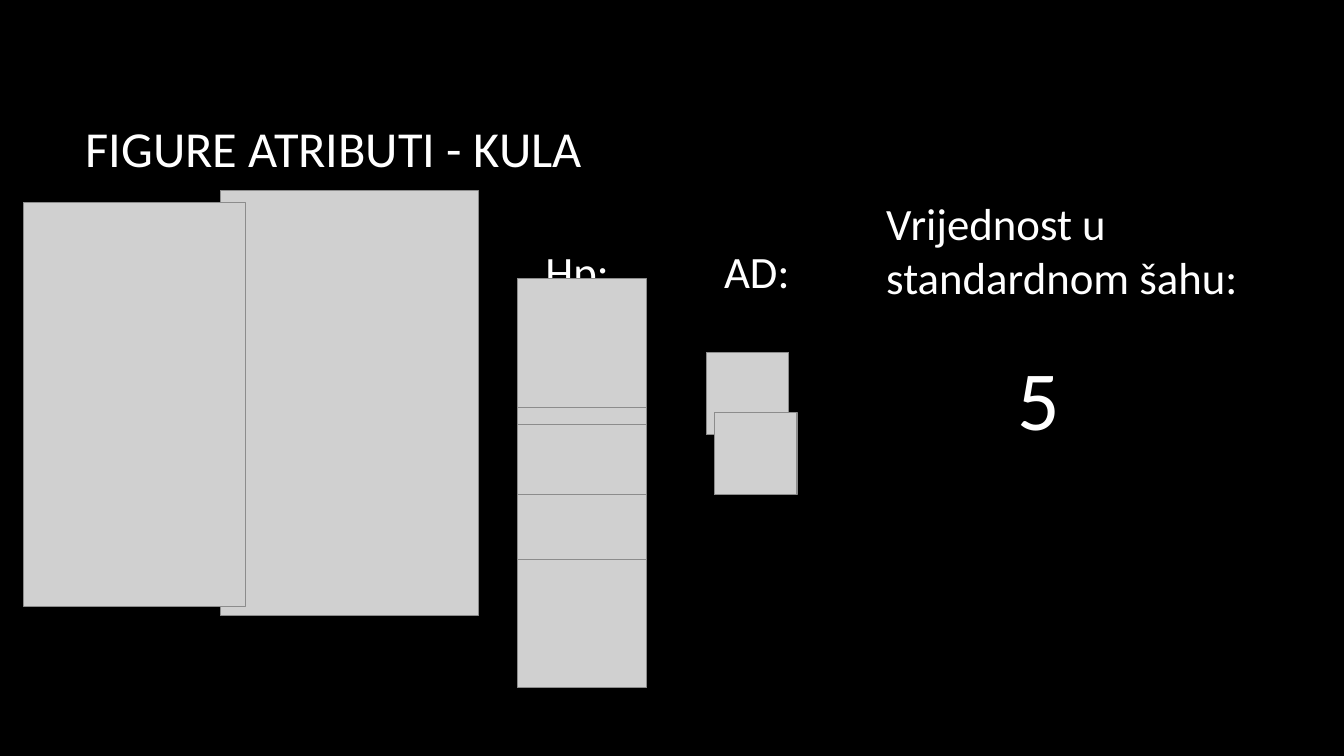
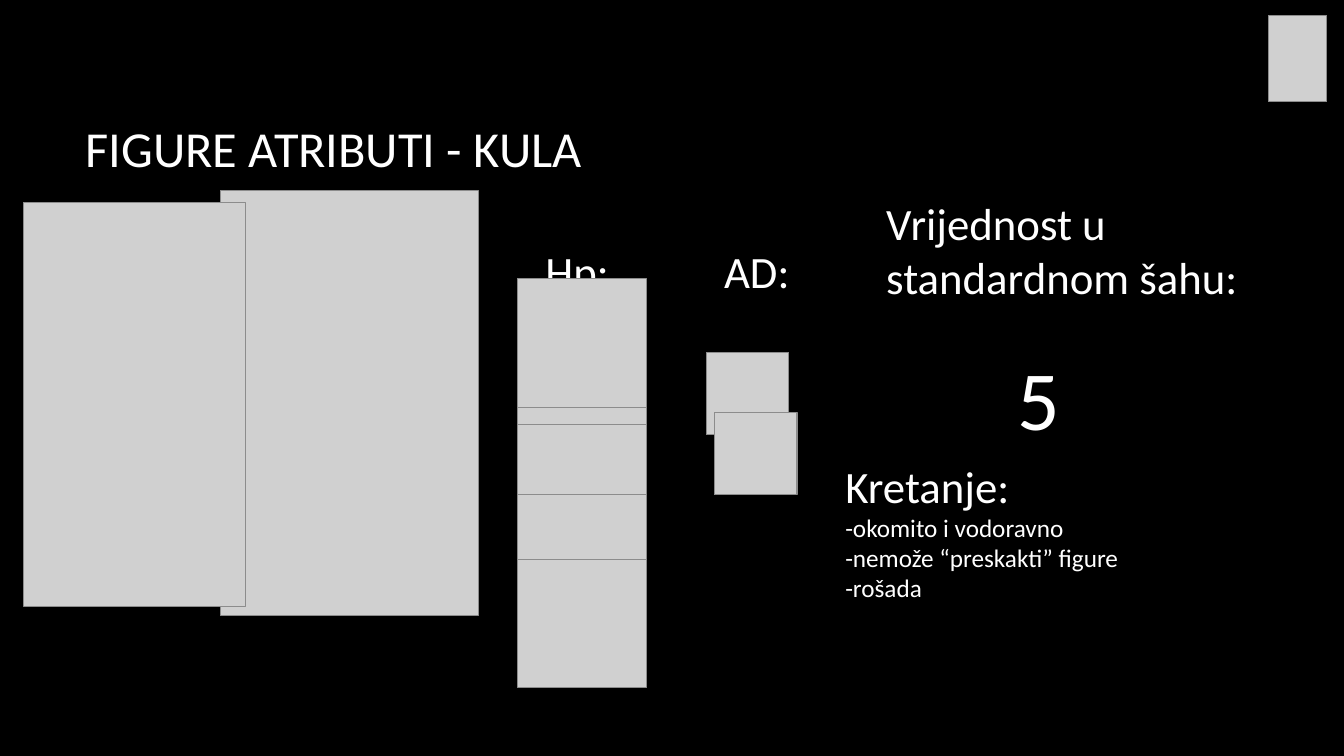
Before and after one commit to lukinjozg/RP2_Sah_projekt, a slide deck: slide 7 of INTERGALAKTIČKI_ŠAH.pptx (slide 6 before the commit). Drawn at 1344x756 pixels with LibreOffice and Linux fonts; fonts in the diff are those of the drawing; grey boxes stand for pictures; background and template pictures are left out. Boxes give left, top, right and bottom in pixels: in the first picture for what was removed or moved away, otherwise in the second. Text is boxed around its words. In the diff, an @@ line names an element or a change of style, - is before the commit and + after.

```diff
--- a/INTERGALAKTIČKI_ŠAH.pptx
+++ b/INTERGALAKTIČKI_ŠAH.pptx
@@ picture added at (1268,15,1327,102) @@
@@ text added at (845,472,1118,598), 18 pt, text #FFFFFF @@
+Kretanje:
+-okomito i vodoravno
+-nemože “preskakti” figure
+-rošada
```
Also in this commit, not shown: 6 other slides changed, 14 slides added, 1 slide removed.
